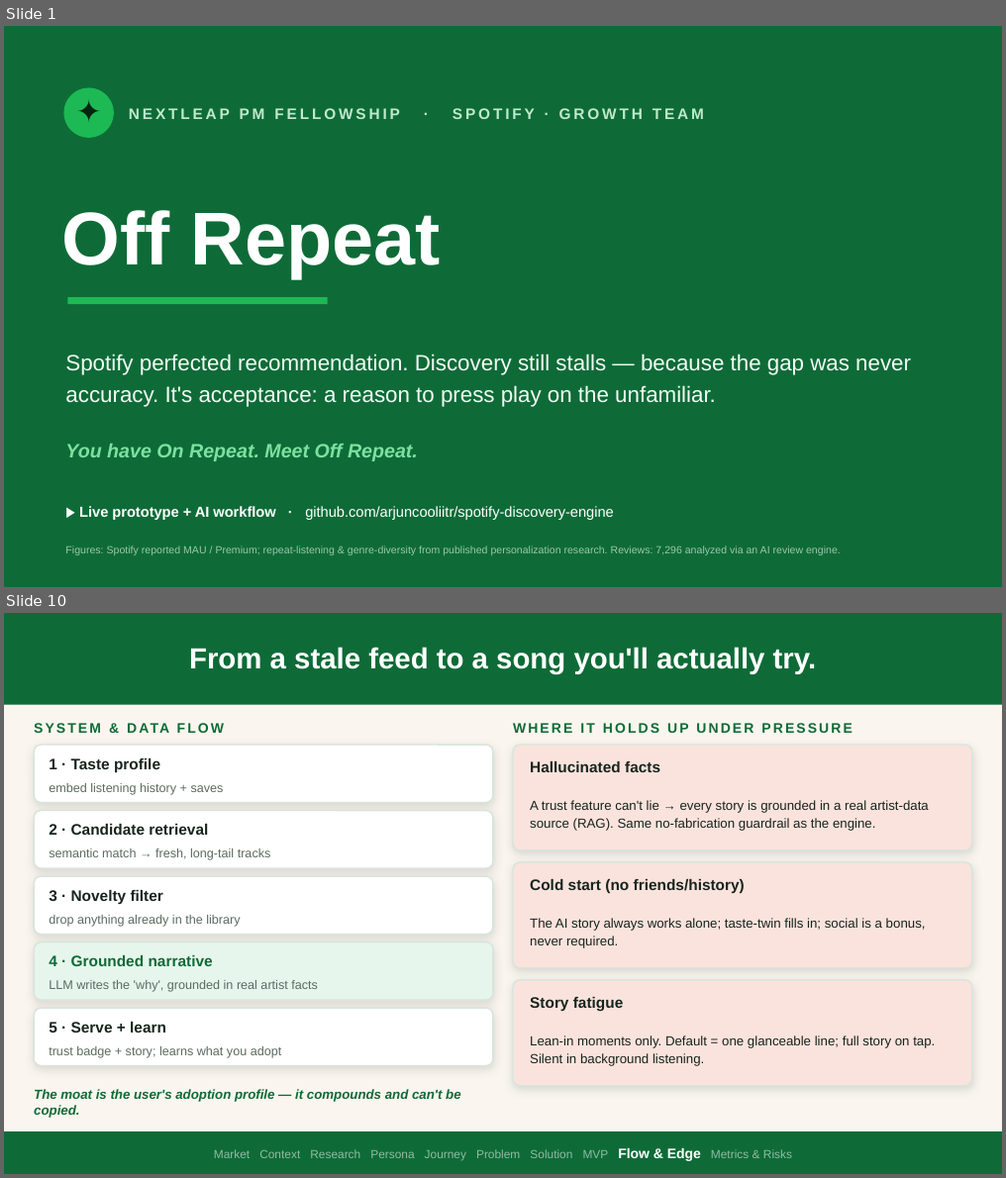
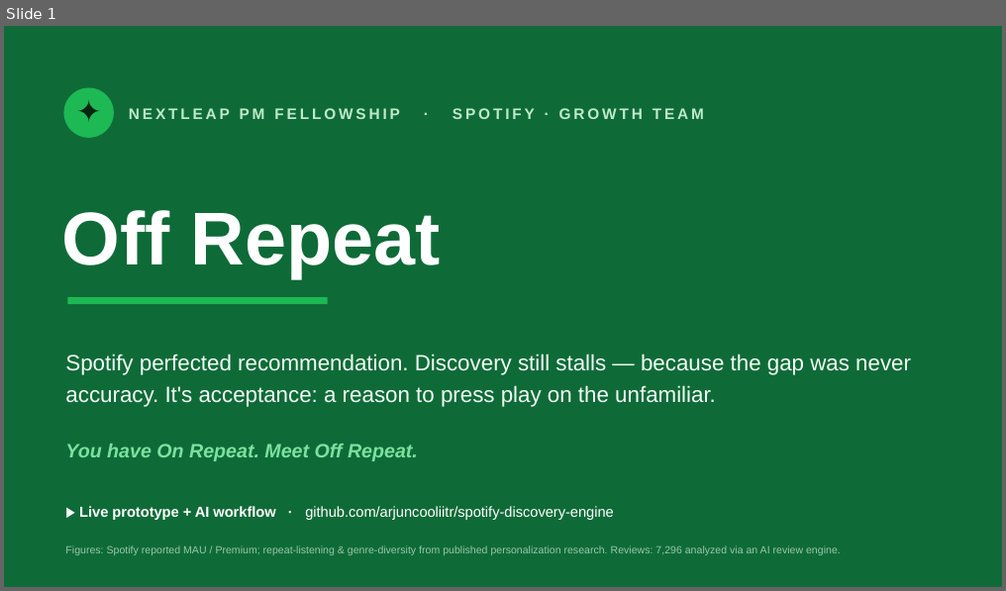
Before and after one commit to nityagupta25/spotify-discovery-engine, a slide deck: Off_Repeat_Deck_TopFellow.pptx. Shown one above the other, each under a label of ours: slides 1 and 10 before the commit, slide 1 after it; the slides between them are not shown. The pictures are 1006x1178 and 1006x591 pixels, drawn with LibreOffice and Linux fonts; fonts in the diff are those of the drawing. Boxes give left, top, right and bottom in pixels: in the first picture for what was removed or moved away, otherwise in the second. Text is boxed around its words. In the diff, an @@ line names an element or a change of style, - is before the commit and + after.

```diff
--- a/Off_Repeat_Deck_TopFellow.pptx
+++ b/Off_Repeat_Deck_TopFellow.pptx
@@ slide 10 removed at (4, 613, 1002, 1174), background #FAF6EF @@
@@ rectangle removed at (4, 613, 1002, 705) @@
@@ text removed at (189, 647, 817, 674) @@
-From a stale feed to a song you'll actually try.
@@ text removed at (34, 715, 493, 741) @@
-SYSTEM & DATA FLOW
@@ text removed at (513, 723, 851, 733) @@
-WHERE IT HOLDS UP UNDER PRESSURE
@@ rounded rectangle removed at (34, 745, 493, 803) @@
@@ text removed at (49, 759, 160, 772) @@
-1 · Taste profile
@@ rounded rectangle removed at (513, 745, 972, 851) @@
@@ text removed at (49, 783, 224, 795) @@
-embed listening history + saves
@@ text removed at (530, 761, 660, 772) @@
-Hallucinated facts
@@ rounded rectangle removed at (34, 811, 493, 868) @@
@@ text removed at (530, 800, 929, 831) @@
-A trust feature can't lie → every story is grounded in a real artist-data source (RAG). Same no-fabrication guardrail as the engine.
@@ text removed at (49, 824, 208, 835) @@
-2 · Candidate retrieval
@@ text removed at (49, 849, 271, 861) @@
-semantic match → fresh, long-tail tracks
@@ rounded rectangle removed at (34, 876, 493, 935) @@
@@ rounded rectangle removed at (513, 862, 972, 968) @@
@@ text removed at (530, 879, 745, 893) @@
-Cold start (no friends/history)
@@ text removed at (49, 890, 163, 904) @@
-3 · Novelty filter
@@ text removed at (49, 915, 240, 927) @@
-drop anything already in the library
@@ text removed at (530, 918, 926, 949) @@
-The AI story always works alone; taste-twin fills in; social is a bonus, never required.
@@ rounded rectangle removed at (34, 943, 493, 1000) @@
@@ text removed at (49, 956, 213, 966) @@
-4 · Grounded narrative
@@ text removed at (49, 980, 318, 992) @@
-LLM writes the 'why', grounded in real artist facts
@@ rounded rectangle removed at (513, 980, 972, 1086) @@
@@ text removed at (530, 997, 624, 1011) @@
-Story fatigue
@@ rounded rectangle removed at (34, 1008, 493, 1066) @@
@@ text removed at (49, 1022, 166, 1033) @@
-5 · Serve + learn
@@ text removed at (49, 1047, 282, 1059) @@
-trust badge + story; learns what you adopt
@@ text removed at (530, 1036, 935, 1066) @@
-Lean-in moments only. Default = one glanceable line; full story on tap. Silent in background listening.
@@ text removed at (34, 1089, 460, 1118) @@
-The moat is the user's adoption profile — it compounds and can't be copied.
@@ rectangle removed at (4, 1132, 1002, 1173) @@
@@ text removed at (214, 1149, 792, 1161) @@
-Market Context Research Persona Journey Problem Solution MVP Flow & Edge Metrics & Risks
```
Also in this commit, not shown: 9 slides changed, 1 slide added, 2 other files.
